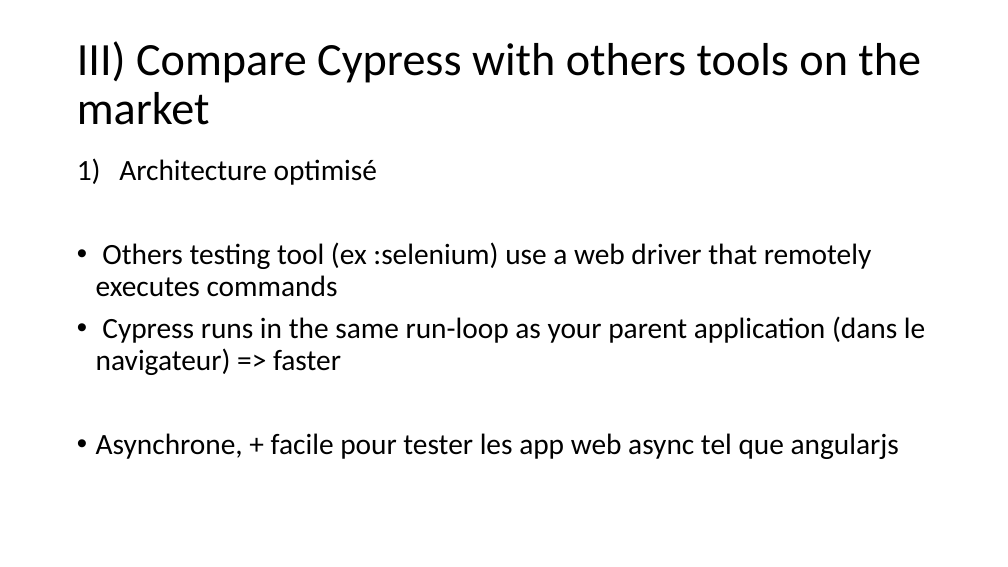
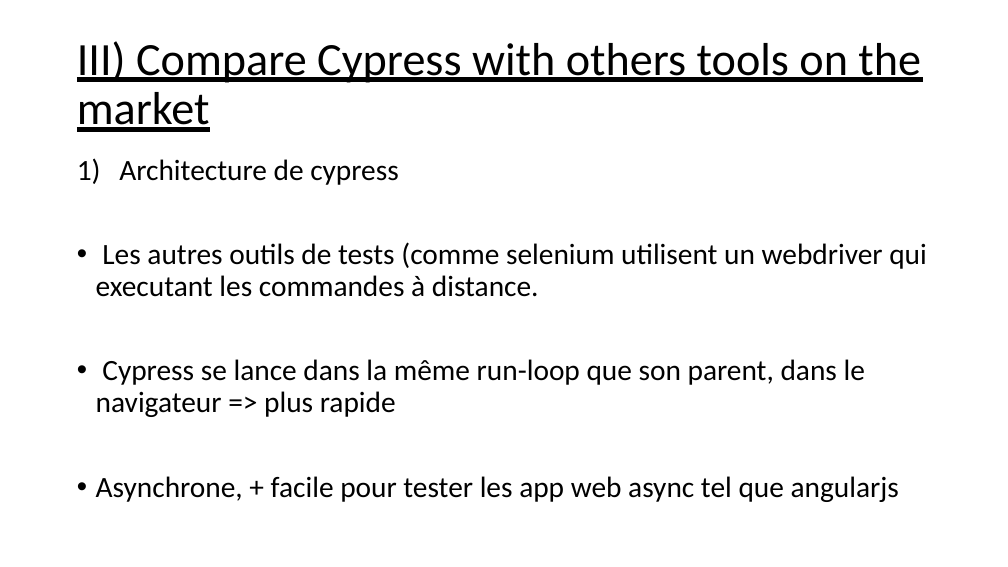
Before and after one commit to seblast312/cypress_youtube, a slide deck: slide 10 of Cypress.pptx (slide 9 before the commit). Drawn at 1008x567 pixels with LibreOffice and Linux fonts; fonts in the diff are those of the drawing. Boxes give left, top, right and bottom in pixels: in the first picture for what was removed or moved away, otherwise in the second. Text is boxed around its words. In the diff, an @@ line names an element or a change of style, - is before the commit and + after.

```diff
--- a/Cypress.pptx
+++ b/Cypress.pptx
@@ title "III) Compare Cypress with others ..." at <box>77,41,921,132</box>: underline on @@
@@ text at <box>96,159,927,417</box>: text changed @@
-1) Architecture optimisé
-• Others testing tool (ex :selenium) use a web driver that remotely executes commands
-• Cypress runs in the same run-loop as your parent application (dans le navigateur) => faster
+1) Architecture de cypress
+• Les autres outils de tests (comme selenium utilisent un webdriver qui executant les commandes à distance.
+• Cypress se lance dans la même run-loop que son parent, dans le navigateur => plus rapide
```
Also in this commit, not shown: 4 other slides changed, 3 slides added, 5 other files.
